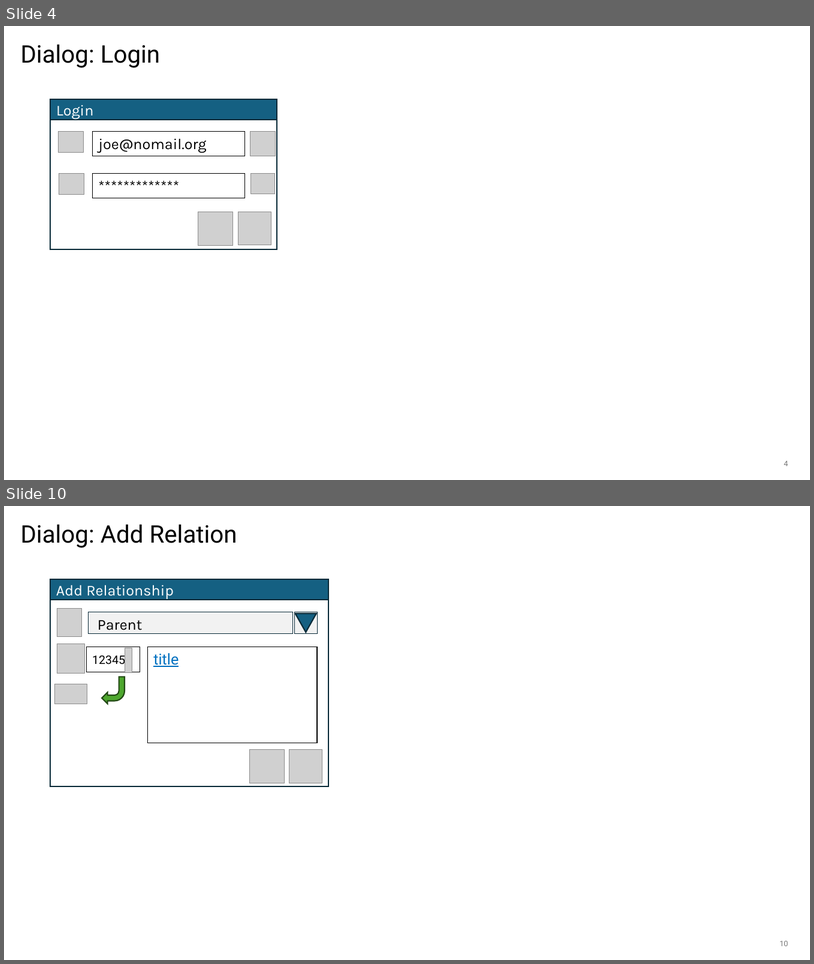
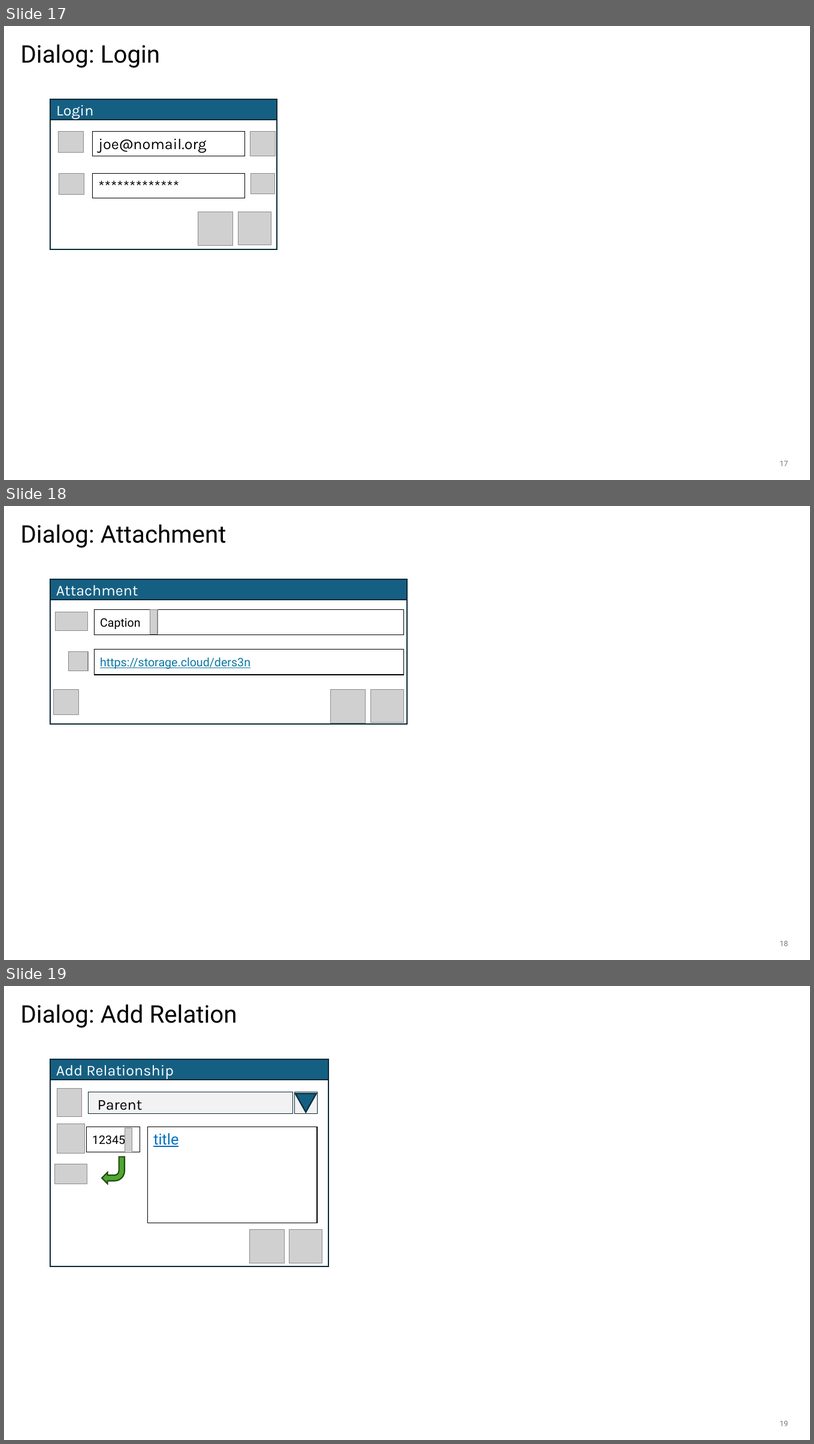
Before and after one commit to BlitzkriegSoftware/item_organizer, a slide deck: docs/ui-design.pptx. Shown one above the other, each under a label of ours: slides 4 and 10 before the commit, slides 17, 18 and 19 after it; the slides between them are not shown. The pictures are 814x964 and 814x1444 pixels, drawn with LibreOffice and Linux fonts; fonts in the diff are those of the drawing; grey boxes stand for pictures; background and template pictures are left out. Boxes give left, top, right and bottom in pixels: in the first picture for what was removed or moved away, otherwise in the second. Text is boxed around its words. In the diff, an @@ line names an element or a change of style, - is before the commit and + after.

```diff
--- a/docs/ui-design.pptx
+++ b/docs/ui-design.pptx
@@ slide 18 added at (4, 506, 810, 960), background #FFFFFF @@
@@ title added at (21, 524, 227, 548), 28.8 pt, text #000000 @@
+Dialog: Attachment
@@ rectangle added at (51, 579, 408, 600), fill #156082, outline #092A39 1.5 pt, 18 pt, text #FFFFFF @@
+Attachment
@@ rectangle added at (51, 600, 408, 724), outline #092A39 1.5 pt @@
@@ picture added at (56, 612, 88, 631) @@
@@ rectangle added at (94, 609, 404, 635), fill #FFFFFF, outline #000000 0.75 pt, 14 pt, text #000000 @@
+Caption
@@ picture added at (150, 609, 158, 634) @@
@@ rectangle added at (94, 649, 404, 675), fill #FFFFFF, outline #000000 0.75 pt, 14 pt, text #0B76A0, underline @@
+https://storage.cloud/ders3n
@@ picture added at (69, 652, 88, 671) @@
@@ picture added at (53, 690, 79, 715) @@
@@ picture added at (330, 690, 365, 723) @@
@@ picture added at (371, 690, 404, 723) @@
@@ page number added at (780, 940, 788, 946), 9 pt, text #797979 @@
+18
@@ what was slide 4 is now slide 17 @@
@@ page number at (780, 460, 788, 466): text changed @@
-4
+17
@@ what was slide 10 is now slide 19 @@
@@ page number at (780, 1420, 788, 1426): text changed @@
-10
+19
```
Also in this commit, not shown: 11 slides changed, 12 other slides added, 1 slide removed, 11 other files.
